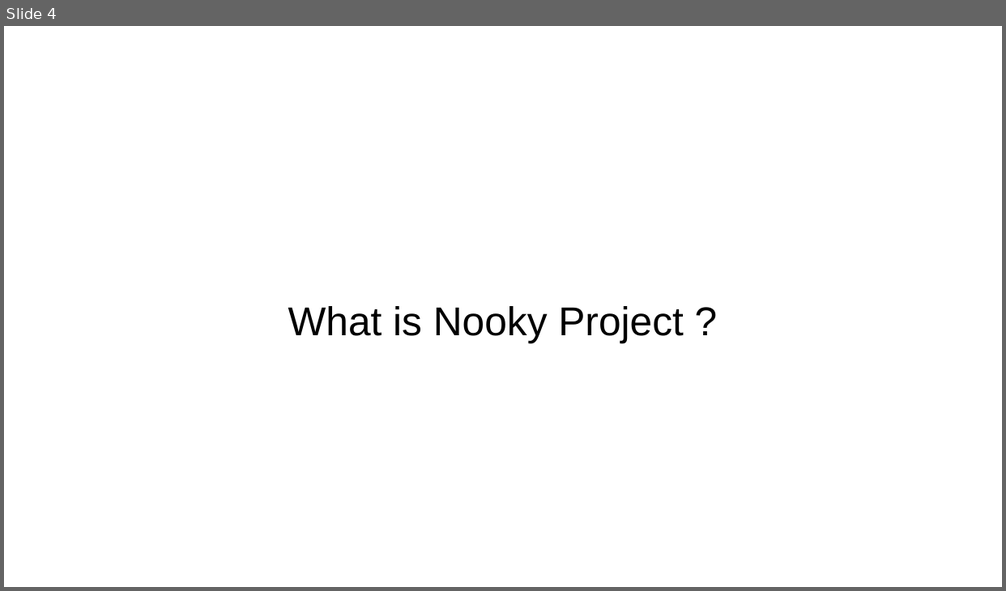
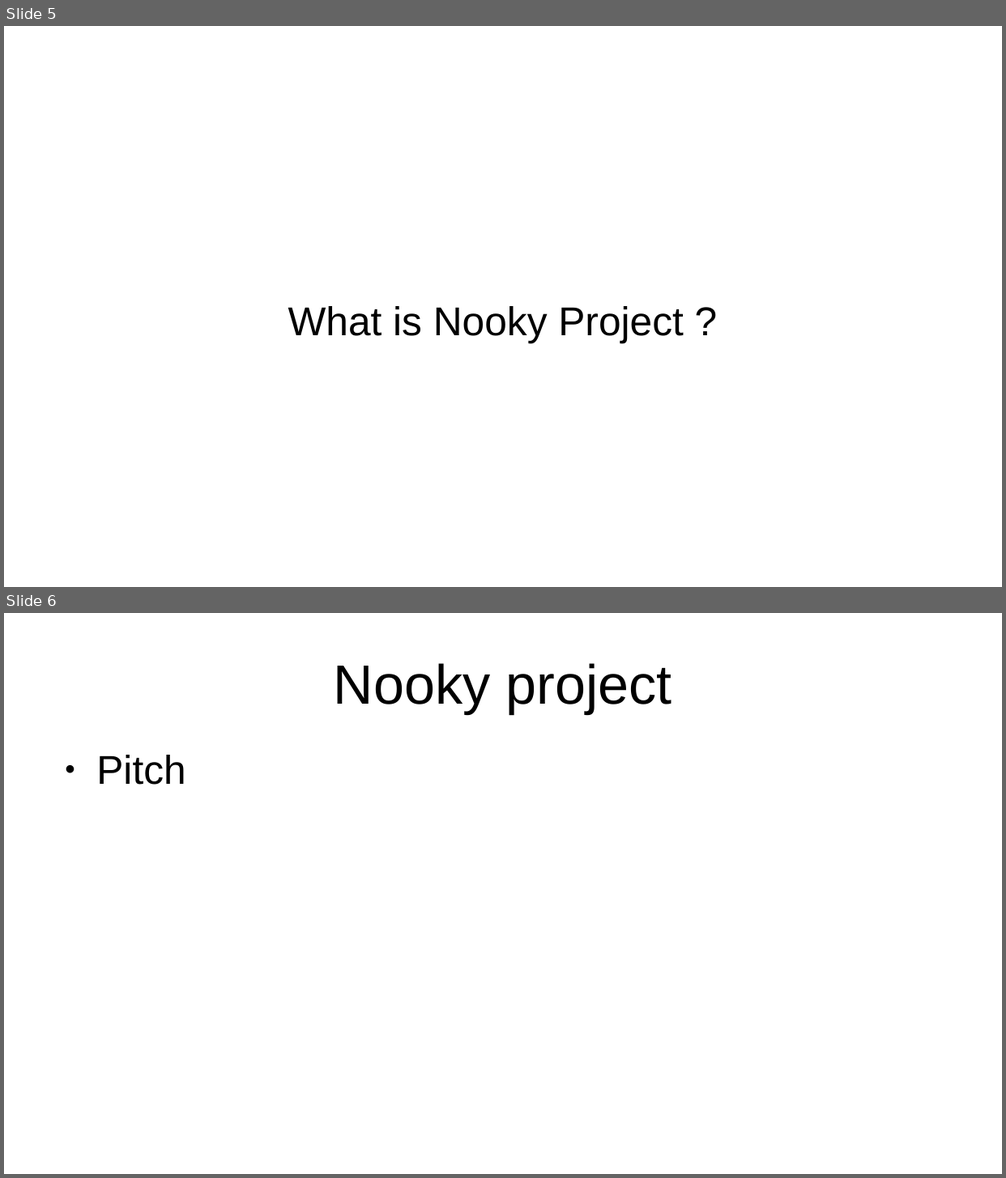
Before and after one commit to EmmaBroudic/Projet-Nooky, a slide deck: Pres.odp. Shown one above the other, each under a label of ours: slide 4 before the commit, slides 5 and 6 after it. The pictures are 1006x591 and 1006x1178 pixels, drawn with LibreOffice and Linux fonts; fonts in the diff are those of the drawing. Boxes give left, top, right and bottom in pixels: in the first picture for what was removed or moved away, otherwise in the second. Text is boxed around its words. In the diff, an @@ line names an element or a change of style, - is before the commit and + after.

```diff
--- a/Pres.odp
+++ b/Pres.odp
@@ slide 6 added at [4,613,1002,1174], background #FFFFFF @@
@@ title added at [334,663,671,714], 44 pt, text #000000 @@
+Nooky project
@@ text added at [96,755,185,785], 32 pt, text #000000 @@
+● Pitch
@@ what was slide 4 is now slide 5 @@
```
Also in this commit, not shown: 2 slides changed, 6 other slides added, 2 slides removed, 2 other files.
